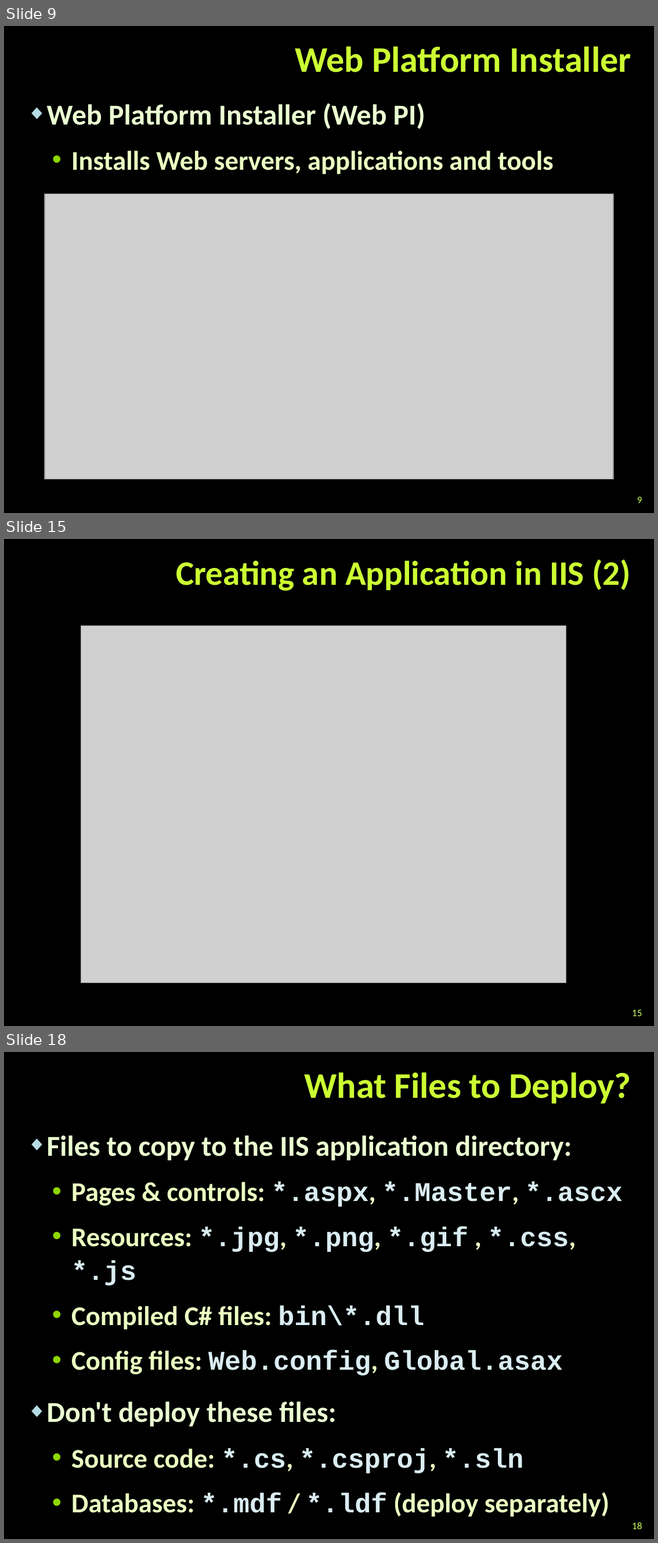
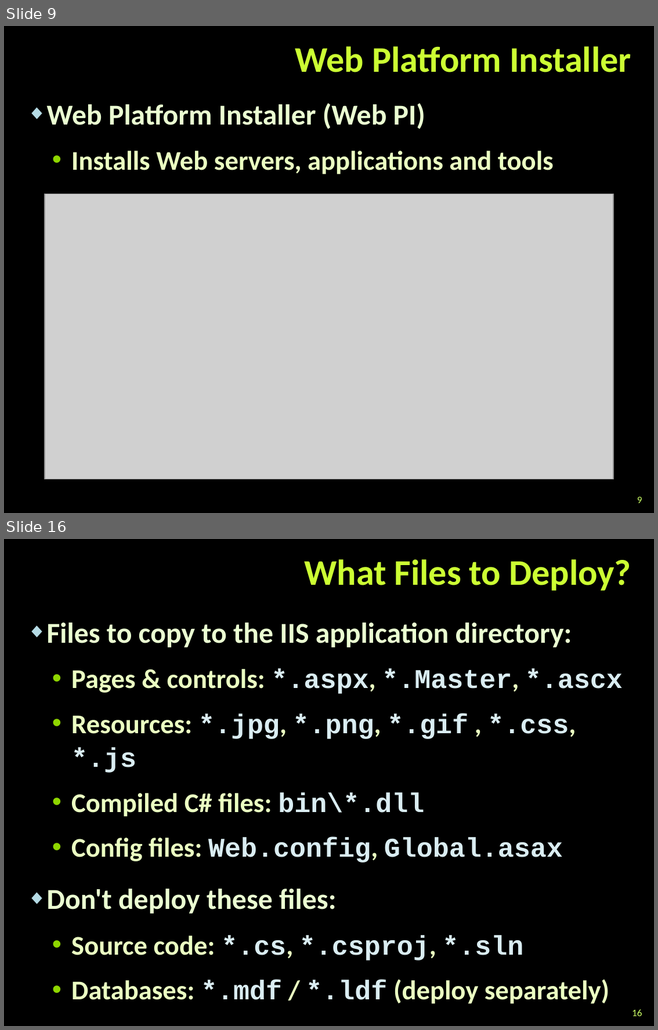
Before and after one commit to TelerikAcademy/ASP.NET-MVC, a slide deck: 08. IIS-and-Azure-Deployment/IIS and Azure Deployment.pptx. Shown one above the other, each under a label of ours: slides 9, 15 and 18 before the commit, slides 9 and 16 after it; the slides between them are not shown. The pictures are 658x1543 and 658x1030 pixels, drawn with LibreOffice and Linux fonts; fonts in the diff are those of the drawing; grey boxes stand for pictures; background and template pictures are left out. Boxes give left, top, right and bottom in pixels: in the first picture for what was removed or moved away, otherwise in the second. Text is boxed around its words. In the diff, an @@ line names an element or a change of style, - is before the commit and + after.

```diff
--- a/08. IIS-and-Azure-Deployment/IIS and Azure Deployment.pptx
+++ b/08. IIS-and-Azure-Deployment/IIS and Azure Deployment.pptx
@@ slide 15 removed at (4, 539, 654, 1026), background picture (left out) @@
@@ title removed at (176, 559, 630, 591) @@
-Creating an Application in IIS (2)
@@ picture removed at (81, 625, 565, 983) @@
@@ page number removed at (632, 1010, 641, 1016) @@
-15
@@ what was slide 18 is now slide 16 @@
@@ page number at (632, 1009, 641, 1016): text changed @@
-18
+16
```
Also in this commit, not shown: 12 slides changed, 2 slides added, 4 other slides removed.
